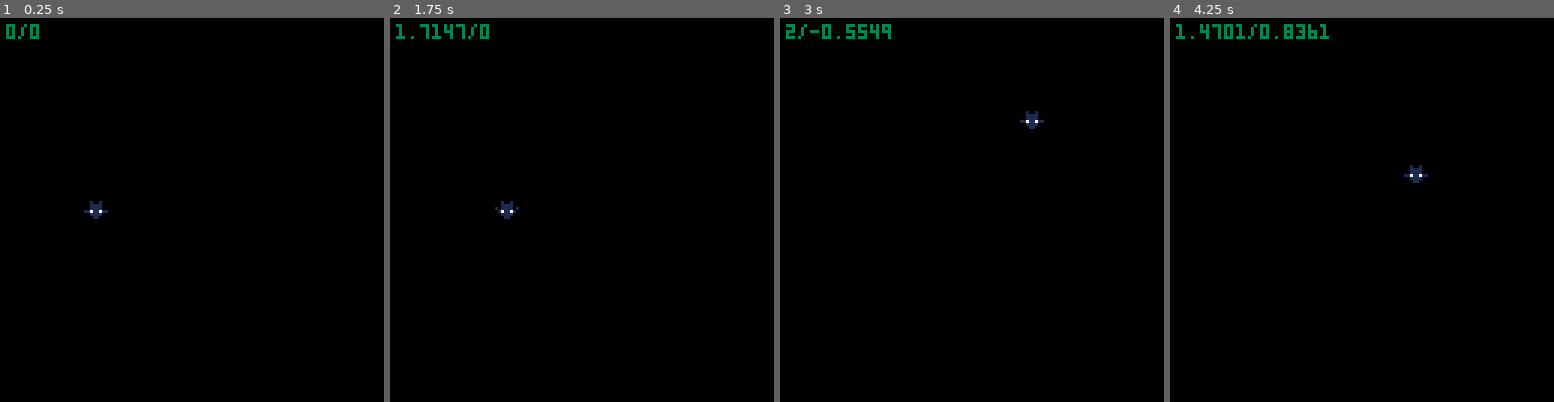
Above: before the commit, frames 1-4 (left to right).
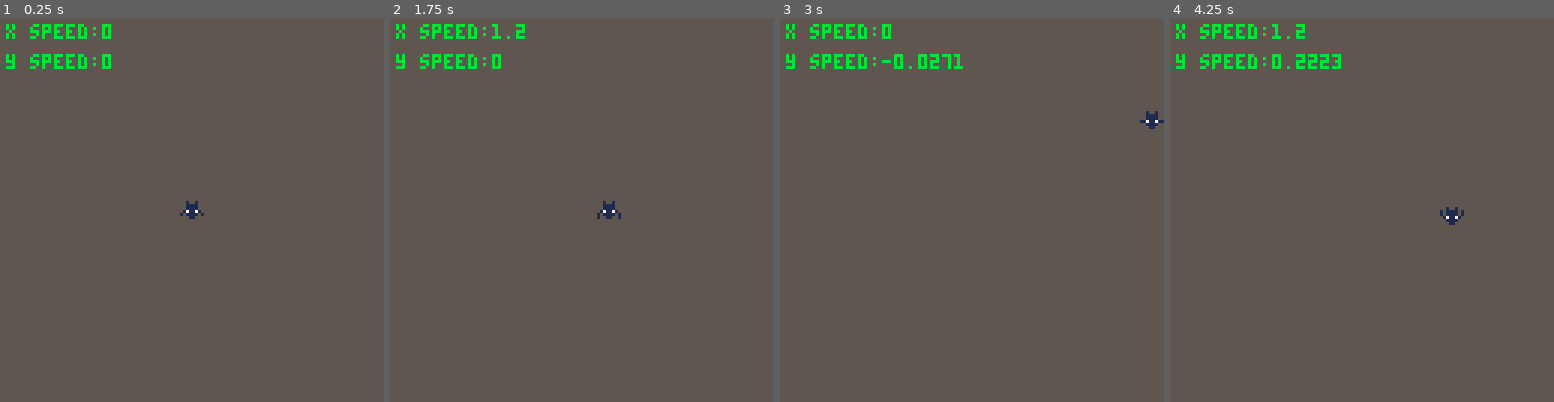
Above: after the commit, the same moments.

Repository: arno-di-loreto/pico8-games
Game: PICO-8 cartridge batcave2/batcave2.p8
The game is run twice, just before and just after one commit, with the same random seed, the same clock (stepped at 60 frames per second) and the same inputs.
Inputs:
- Up to frame 1 (0.25 s): no input
- Up to frame 2 (1.75 s): hold Right from 1.6 s (still down)
- Up to frame 3 (3 s): release Right at 2.1 s; hold Up 2.15-2.42 s; hold Right from 2.47 s (still down)
- Up to frame 4 (4.25 s): release Right at 3.03 s; hold Left 3.08-3.58 s; hold Down 3.63-3.97 s; hold Right from 4.02 s (still down)

The runs differ from the first frame. In frame 1, 100% of the frame differs, in the area x 0-100%, y 0-100%; in frame 2, 100%; in frame 3, 100%; in frame 4, 100%.

Commit message:
batcave2 moving animated sprite

Diff:
--- a/batcave2/batcave2.p8
+++ b/batcave2/batcave2.p8
@@ -5,131 +5,135 @@
 --by arnaud lauret
 
 function _init()
-	make_cave()
 	make_player()
+	game={}
+	game.last_time=time()
+	game.delta_time=0
 end
 
 function _update()
-	update_cave()
-	update_player()
+	game.delta_time=time()-game.last_time
+	game.last_time=time()
+	update_player(game.delta_time)
+	update_player(game.delta_time)
 end
 
 function _draw()
 	cls()
-	draw_cave()
+	rectfill(0,0,128,128,5)
 	draw_player()
 end
 -->8
+--player
 function make_player()
-	player={}
-	player.x=28
-	player.y=60
-	player.speed_x=0
-	player.speed_y=0
-	player.speed_max=2
-	player.acceleration=3 -- constant accel
-	player.deceleration=0.95 -- ratio
-	player.spr_start=2
-	player.spr_end=6
-	player.spr_current=2
-	player.spr_animate=1
-	player.spr_dead=1
-	player.spr_time=time()
-	player.spr_speed=0.08
-	player.height=8
-	player.width=8
-end
-
-function animate_player()
-	if time()-player.spr_time>player.spr_speed then
-		player.spr_time=time()
-		player.spr_current+=player.spr_animate
-		if player.spr_current == player.spr_start or
-				 player.spr_current == player.spr_end then
-				 player.spr_animate=player.spr_animate*-1
-		end
-	end
+	player = {}
+	player.width = 8
+	player.height = 8
+	player.x = (128 - player.width)/2
+	player.y = (128 - player.height)/2
+	player.x_speed=0
+	player.y_speed=0
+	player.max_speed=1.2
+	player.acceleration=0.7
+	player.friction=0.90
+	player.sprite = make_sprite(2,6,6,true)
 end
 
 function move_player()
-
-	-- set speed
-	if btnp(⬆️) then
-		player.speed_y-=player.acceleration
-	elseif btnp(⬇️) then
-		player.speed_y+=player.acceleration
+	if btn(⬆️) then
+		player.y_speed-=player.acceleration
+	elseif btn(⬇️) then
+		player.y_speed+=player.acceleration
 	else
-		player.speed_y*=player.deceleration
+		player.y_speed*=player.friction
 	end
 
-	if btnp(⬅️) then
-		player.speed_x-=player.acceleration
-	elseif btnp(➡️) then
-		player.speed_x+=player.acceleration
+	if btn(➡️) then
+		player.x_speed+=player.acceleration
+	elseif btn(⬅️) then
+		player.x_speed-=player.acceleration
 	else
-		player.speed_x*=player.deceleration
+		player.x_speed*=player.friction
 	end
 
-	-- max speed
-	if abs(player.speed_x) > player.speed_max then
-		if player.speed_x > 0 then
-			player.speed_x = player.speed_max
-		else
-			player.speed_x = -player.speed_max
-		end
+	if abs(player.x_speed) > player.max_speed then
+		player.x_speed=(player.x_speed/abs(player.x_speed))*player.max_speed
 	end
-	if abs(player.speed_y) > player.speed_max then
-		if player.speed_y > 0 then
-			player.speed_y = player.speed_max
-		else
-			player.speed_y = -player.speed_max
-		end
+	if abs(player.y_speed) > player.max_speed then
+		player.y_speed=(player.y_speed/abs(player.y_speed))*player.max_speed
 	end
 
-	-- set new position
-	player.y+=player.speed_y
-	player.x+=player.speed_x
+	player.x+=player.x_speed
+	player.y+=player.y_speed
 
-	-- stay inside screen borders
-	if player.y+player.width > 128 then
-		player.y=128-player.width
-		player.speed_y=0
-	end
-	if player.y < 0 then
-		player.y=0
-		player.speed_y=0
+	if player.x > 128-player.width then
+		player.x = 128-player.width
+		player.x_speed=0
+	elseif player.x < 0 then
+		player.x = 0
+		player.x_speed=0
 	end
 
-	if player.x+player.height > 128 then
-		player.x=128-player.height
-		player.speed_x=0
-	end
-	if player.x < 0 then
-		player.x=0
-		player.speed_x=0
+	if player.y > 128-player.height then
+		player.y = 128-player.height
+		player.y_speed=0
+	elseif player.y < 0 then
+		player.y = 0
+		player.y_speed=0
 	end
 
 end
 
-function update_player()
-	animate_player()
+function update_player(delta_time)
 	move_player()
+	update_sprite(player.sprite,delta_time)
 end
 
 function draw_player()
-	spr(player.spr_current,
-	    player.x,
-	    player.y)
-	print(player.speed_x.."/"..player.speed_y,2,2,3)
+	print("x speed:"..player.x_speed,2,2,11)
+	print("y speed:"..player.y_speed,2,12,11)
+	draw_sprite(player.sprite,
+													player.x,
+													player.y)
 end
 -->8
-function make_cave()
+--sprite
+
+function init_frames(
+										first,last,loop_back)
+	local frames={}
+	for i=first,last do
+		add(frames,i)
+	end
+	if loop_back then
+		for i=last-1,first+1,-1 do
+			add(frames,i)
+		end
+	end
+	return frames
 end
 
-function update_cave()
+function make_sprite(
+					first,last,fps,loop_style)
+	local sprite={}
+	sprite.frames=init_frames(
+									first,last,loop_style)
+	sprite.current=1
+	sprite.fps=fps
+	sprite.frame_time=0
+	return sprite
 end
 
-function draw_cave()
+function update_sprite(sprite,delta_time)
+	sprite.frame_time+=delta_time
+	if sprite.frame_time > 1/sprite.fps then
+		sprite.current=(sprite.current%#sprite.frames)+1
+		sprite.frame_time=0
+	end
+end
+
+function draw_sprite(sprite,x,y)
+	spr(sprite.frames[sprite.current],x,y)
 end
 __gfx__
 00000000000000000000000000000000000000000000000000000000000000000000000000000000000000000000000000000000000000000000000000000000
@@ -139,6 +143,33 @@
 00077000018118100171171001711710117117110171171001711710000000000000000000000000000000000000000000000000000000000000000000000000
 00700700101111000011110000111100001111001011110110111101000000000000000000000000000000000000000000000000000000000000000000000000
 00000000100110000001100000011000000110000001100010011001000000000000000000000000000000000000000000000000000000000000000000000000
+00000000000000000000000000000000000000000000000000000000000000000000000000000000000000000000000000000000000000000000000000000000
+00000000454444440000000000000000000000000000000000000000000000000000000000000000000000000000000000000000000000000000000000000000
+00000000555555550007000000777000007770000000700000000000000000000000000000000000000000000000000000000000000000000000000000000000
+00000000444445440077000000000700000007000007700000000000000000000000000000000000000000000000000000000000000000000000000000000000
+00000000555555550007000000000700000007000070700000000000000000000000000000000000000000000000000000000000000000000000000000000000
+00000000444544440007000000777000007770000700700000000000000000000000000000000000000000000000000000000000000000000000000000000000
+00000000555555550007000007000000000007000777770000000000000000000000000000000000000000000000000000000000000000000000000000000000
+00000000444445440007000007000000000007000000700000000000000000000000000000000000000000000000000000000000000000000000000000000000
+00000000555555550077700000777000007770000000700000000000000000000000000000000000000000000000000000000000000000000000000000000000
+__map__
+1111111111111111111111111111111111110000000000000000000000000000000000000000000000000000000000000000000000000000000000000000000000000000000000000000000000000000000000000000000000000000000000000000000000000000000000000000000000000000000000000000000000000000
+1111111111111111111111111111111111110000000000000000000000000000000000000000000000000000000000000000000000000000000000000000000000000000000000000000000000000000000000000000000000000000000000000000000000000000000000000000000000000000000000000000000000000000
+1111111111111111111111111111111111110000000000000000000000000000000000000000000000000000000000000000000000000000000000000000000000000000000000000000000000000000000000000000000000000000000000000000000000000000000000000000000000000000000000000000000000000000
+1111111111111111111111111111111111110000000000000000000000000000000000000000000000000000000000000000000000000000000000000000000000000000000000000000000000000000000000000000000000000000000000000000000000000000000000000000000000000000000000000000000000000000
+1111111111111111111111111111111111110000000000000000000000000000000000000000000000000000000000000000000000000000000000000000000000000000000000000000000000000000000000000000000000000000000000000000000000000000000000000000000000000000000000000000000000000000
+1111111111111111111111111111111111110000000000000000000000000000000000000000000000000000000000000000000000000000000000000000000000000000000000000000000000000000000000000000000000000000000000000000000000000000000000000000000000000000000000000000000000000000
+1111111111111111111111111111111111110000000000000000000000000000000000000000000000000000000000000000000000000000000000000000000000000000000000000000000000000000000000000000000000000000000000000000000000000000000000000000000000000000000000000000000000000000
+1111111111111111111111111111111111110000000000000000000000000000000000000000000000000000000000000000000000000000000000000000000000000000000000000000000000000000000000000000000000000000000000000000000000000000000000000000000000000000000000000000000000000000
+1111111111111111111111111111111111110000000000000000000000000000000000000000000000000000000000000000000000000000000000000000000000000000000000000000000000000000000000000000000000000000000000000000000000000000000000000000000000000000000000000000000000000000
+1111111111111111111111111111111111110000000000000000000000000000000000000000000000000000000000000000000000000000000000000000000000000000000000000000000000000000000000000000000000000000000000000000000000000000000000000000000000000000000000000000000000000000
+1111111111111111111111111111111111110000000000000000000000000000000000000000000000000000000000000000000000000000000000000000000000000000000000000000000000000000000000000000000000000000000000000000000000000000000000000000000000000000000000000000000000000000
+1111111111111111111111111111111111110000000000000000000000000000000000000000000000000000000000000000000000000000000000000000000000000000000000000000000000000000000000000000000000000000000000000000000000000000000000000000000000000000000000000000000000000000
+1111111111111111111111111111111111110000000000000000000000000000000000000000000000000000000000000000000000000000000000000000000000000000000000000000000000000000000000000000000000000000000000000000000000000000000000000000000000000000000000000000000000000000
+1111111111111111111111111111111111110000000000000000000000000000000000000000000000000000000000000000000000000000000000000000000000000000000000000000000000000000000000000000000000000000000000000000000000000000000000000000000000000000000000000000000000000000
+1111111111111111111111111111111111110000000000000000000000000000000000000000000000000000000000000000000000000000000000000000000000000000000000000000000000000000000000000000000000000000000000000000000000000000000000000000000000000000000000000000000000000000
+1111111111111111111111111111111111110000000000000000000000000000000000000000000000000000000000000000000000000000000000000000000000000000000000000000000000000000000000000000000000000000000000000000000000000000000000000000000000000000000000000000000000000000
+1111111111111111111111111111111111110000000000000000000000000000000000000000000000000000000000000000000000000000000000000000000000000000000000000000000000000000000000000000000000000000000000000000000000000000000000000000000000000000000000000000000000000000
 
 
 
